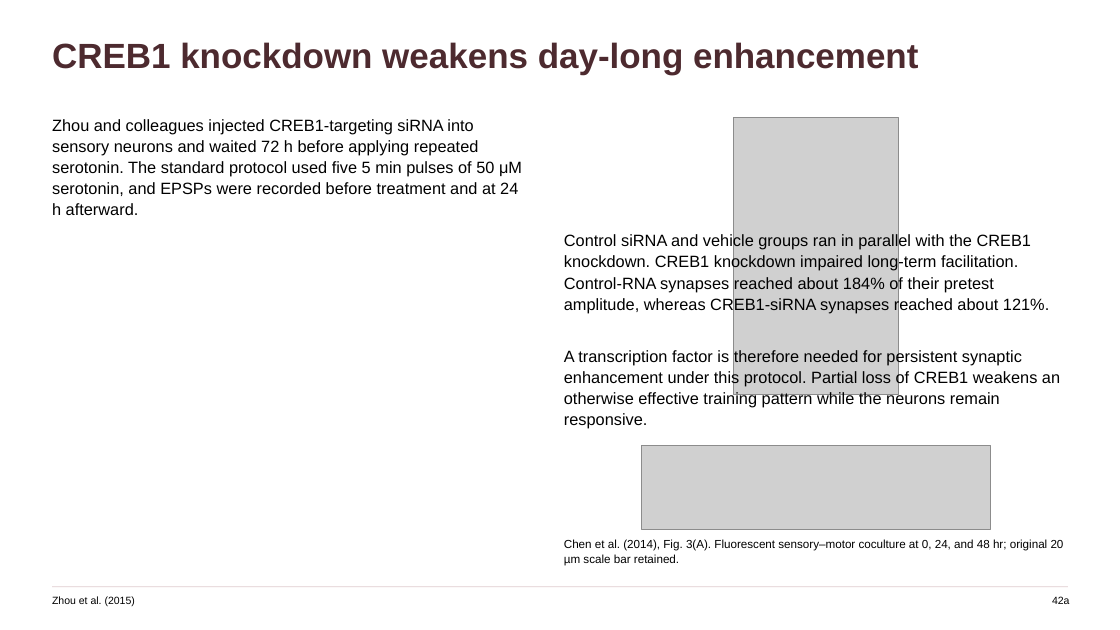
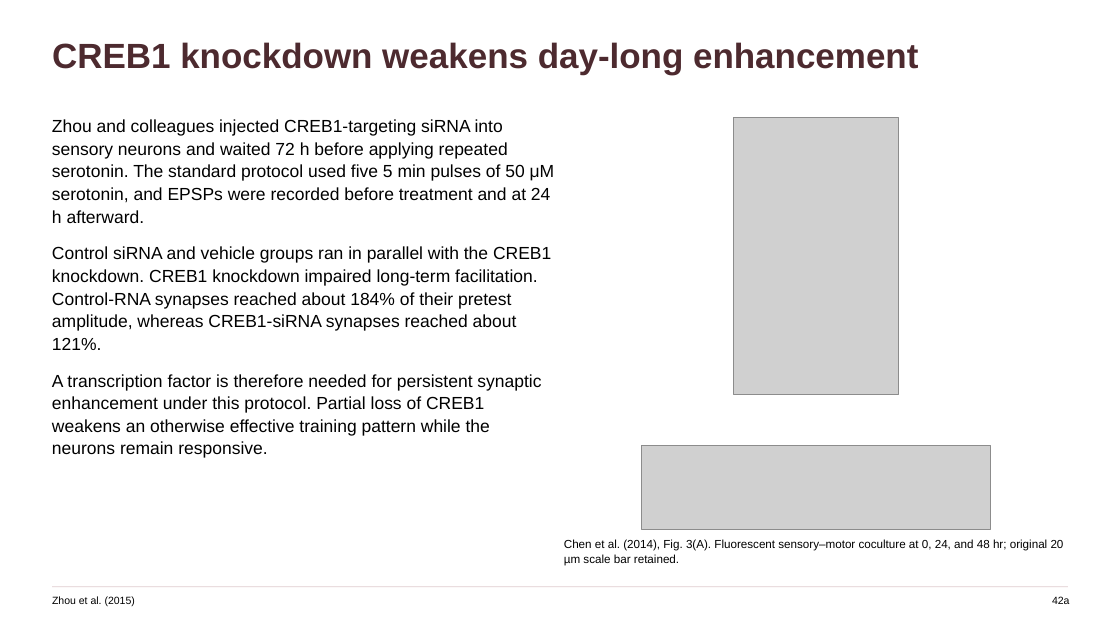
Before and after one commit to jordanxxlopez/NEUROETHOLOGY, a slide deck: slide 56 of scaffolded/Neuroethology_Lecture36_FA2026_SCAFFOLDED.pptx. Drawn at 1120x630 pixels with LibreOffice and Linux fonts; fonts in the diff are those of the drawing; grey boxes stand for pictures. Boxes give left, top, right and bottom in pixels: in the first picture for what was removed or moved away, otherwise in the second. Text is boxed around its words. In the diff, an @@ line names an element or a change of style, - is before the commit and + after.

```diff
--- a/scaffolded/Neuroethology_Lecture36_FA2026_SCAFFOLDED.pptx
+++ b/scaffolded/Neuroethology_Lecture36_FA2026_SCAFFOLDED.pptx
@@ text at <box>52,119,555,223</box>: size 14 to 15 pt in "Zhou and colleagues injected CREB1-targeting siRNA into ..." @@
@@ text removed at <box>564,233,1049,313</box> @@
-Control siRNA and vehicle groups ran in parallel with the CREB1 knockdown. CREB1 knockdown impaired long-term facilitation. Control-RNA synapses reached about 184% of their pretest amplitude, whereas CREB1-siRNA synapses reached about 121%.
@@ text at <box>52,246,551,458</box>: paragraphs added @@
+Control siRNA and vehicle groups ran in parallel with the CREB1 knockdown. CREB1 knockdown impaired long-term facilitation. Control-RNA synapses reached about 184% of their pretest amplitude, whereas CREB1-siRNA synapses reached about 121%.
+A transcription factor is therefore needed for persistent synaptic enhancement under this protocol. Partial loss of CREB1 weakens an otherwise effective training pattern while the neurons remain responsive.
@@ text removed at <box>564,348,1060,429</box> @@
-A transcription factor is therefore needed for persistent synaptic enhancement under this protocol. Partial loss of CREB1 weakens an otherwise effective training pattern while the neurons remain responsive.
```
Also in this commit, not shown: 57 other slides changed, 8 other files.
